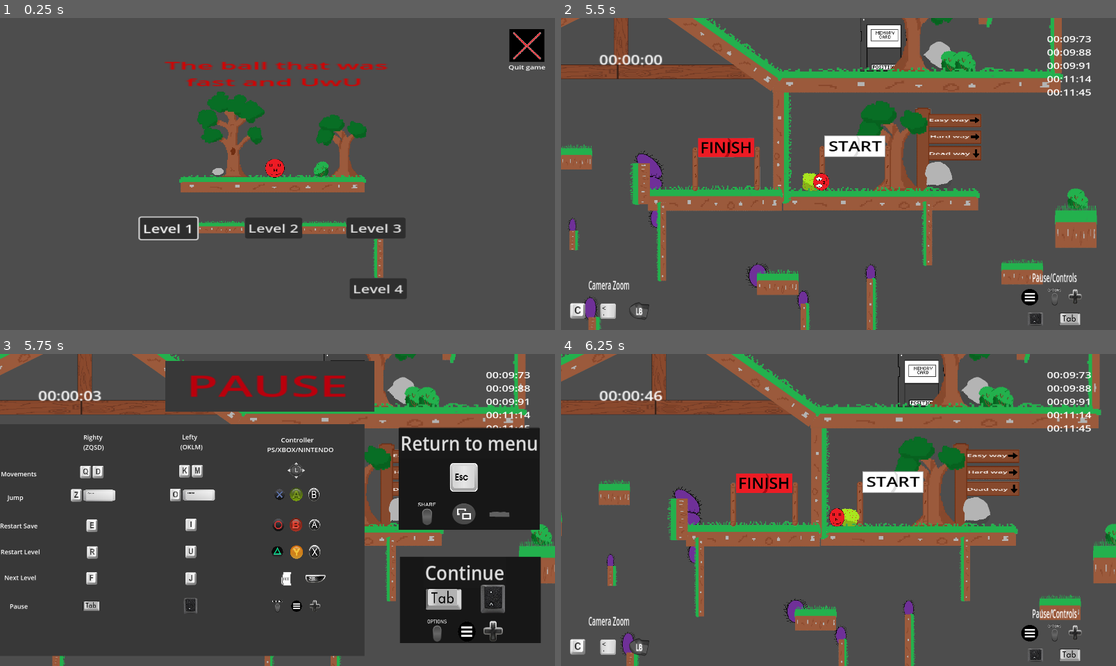
Above: before the commit, frames 1-4 (two rows, left to right).
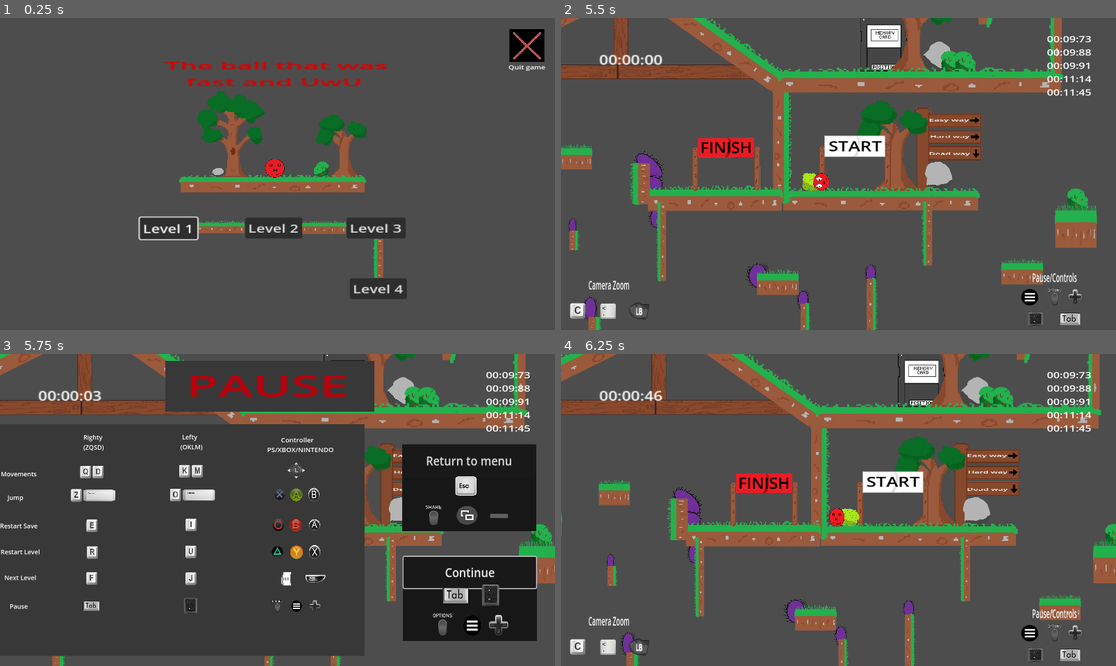
Above: after the commit, the same moments.

Repository: Mahnwe/TheBallThatWasUwU
Game: Godot game, scene res://Scenes/menu.tscn
Same seed, same stepped clock (60 frames per second), same inputs: the game is played once before the commit and once after it.
Inputs (mouse positions are in pixels of both pictures, inside the frame that each line leads up to):
- Up to frame 1 (0.25 s): no input
- Up to frame 2 (5.5 s): click "Level 1" at 0.5 s; tap Enter at 1.25 s; move the mouse to (960, 158) at 1.27 s; hold Right (ui_right) 1.28-2.78 s; tap C (camera_dezoom) at 1.35, 3.6 s; click (960, 158) at 1.42 s; tap Space (jump) at 1.52, 2.27, 3.77, 4.52, 5.27 s; move the mouse to (727, 189) at 2.02 s; tap Shift (dash) at 2.1, 4.35 s; click (727, 189) at 2.17 s; move the mouse to (894, 105) at 2.77 s; hold Left (ui_left) 2.78-3.53 s; tap F (next_level) at 2.85, 5.1 s; click (894, 105) at 2.92 s; move the mouse to (810, 236) at 3.52 s; hold Right (ui_right) 3.53-5.03 s; click (810, 236) at 3.67 s; move the mouse to (1005, 220) at 4.27 s; click (1005, 220) at 4.42 s; tap Ctrl (menu_when_finish) at 4.9 s; move the mouse to (672, 127) at 5.02 s; hold Left (ui_left) from 5.03 s (still down); click (672, 127) at 5.17 s
- Up to frame 3 (5.75 s): keep holding Left (ui_left); tap Tab (pause) at 5.65 s
- Up to frame 4 (6.25 s): release Left (ui_left) at 5.75 s; click "Continue" at 5.75 s

Frames 1-2 are identical in both runs. In frame 3, 5.1% of the frame differs, in the area x 71-98%, y 23-93%; in frame 4, nothing differs.

Commit message:
Rework pause's scene and script to better deal with focus on buttons

Diff:
--- a/Scenes/pause.tscn
+++ b/Scenes/pause.tscn
@@ -25,30 +25,36 @@
 [node name="ReturnLayer" type="CanvasLayer" parent="."]
 
 [node name="ColorRect" type="ColorRect" parent="ReturnLayer"]
-offset_left = 1380.0
-offset_top = 257.0
-offset_right = 1420.0
-offset_bottom = 304.0
+offset_left = 1392.0
+offset_top = 314.0
+offset_right = 1430.0
+offset_bottom = 354.0
 scale = Vector2(12.1928, 7.48612)
 color = Color(0.0923971, 0.0923971, 0.092397, 1)
 
 [node name="ReturnToMenu" type="Button" parent="ReturnLayer" groups=["pause_buttons"]]
-offset_left = 1379.0
-offset_top = 254.0
-offset_right = 1692.0
-offset_bottom = 317.0
+offset_left = 1391.0
+offset_top = 312.0
+offset_right = 1688.0
+offset_bottom = 379.0
 scale = Vector2(1.56, 1.72)
-theme_override_font_sizes/font_size = 40
+focus_neighbor_left = NodePath("../../ContinueLayer/Continue")
+focus_neighbor_top = NodePath("../../ContinueLayer/Continue")
+focus_neighbor_right = NodePath("../../ContinueLayer/Continue")
+focus_neighbor_bottom = NodePath("../../ContinueLayer/Continue")
+focus_next = NodePath("../../ContinueLayer/Continue")
+focus_previous = NodePath("../../ContinueLayer/Continue")
+theme_override_font_sizes/font_size = 25
 text = "Return to menu"
 
 [node name="Sprite2D" type="Sprite2D" parent="ReturnLayer/ReturnToMenu"]
-position = Vector2(144.872, 100.581)
-scale = Vector2(0.123545, 0.123736)
+position = Vector2(141.667, 84.3023)
+scale = Vector2(0.0947822, 0.080942)
 texture = ExtResource("1_t2voc")
 
 [node name="Sprite2D2" type="Sprite2D" parent="ReturnLayer/ReturnToMenu"]
-position = Vector2(62.8205, 174.419)
-scale = Vector2(0.529769, 0.438829)
+position = Vector2(69.8718, 143.605)
+scale = Vector2(0.478485, 0.392317)
 texture = ExtResource("2_g1xuu")
 
 [node name="Sprite2D" type="Sprite2D" parent="ReturnLayer/ReturnToMenu/Sprite2D2"]
@@ -62,25 +68,31 @@
 [node name="ContinueLayer" type="CanvasLayer" parent="."]
 
 [node name="ColorRect" type="ColorRect" parent="ContinueLayer"]
-offset_left = 1383.0
+offset_left = 1394.0
 offset_top = 701.0
-offset_right = 1423.0
-offset_bottom = 741.0
+offset_right = 1432.0
+offset_bottom = 740.0
 scale = Vector2(12.1928, 7.48612)
 color = Color(0.0923971, 0.0923971, 0.092397, 1)
 
 [node name="Continue" type="Button" parent="ContinueLayer" groups=["pause_buttons"]]
-offset_left = 1464.0
+offset_left = 1396.0
 offset_top = 702.0
-offset_right = 1648.0
+offset_right = 1690.0
 offset_bottom = 765.0
 scale = Vector2(1.56, 1.72)
-theme_override_font_sizes/font_size = 40
+focus_neighbor_left = NodePath("../../ReturnLayer/ReturnToMenu")
+focus_neighbor_top = NodePath("../../ReturnLayer/ReturnToMenu")
+focus_neighbor_right = NodePath("../../ReturnLayer/ReturnToMenu")
+focus_neighbor_bottom = NodePath("../../ReturnLayer/ReturnToMenu")
+focus_next = NodePath("../../ReturnLayer/ReturnToMenu")
+focus_previous = NodePath("../../ReturnLayer/ReturnToMenu")
+theme_override_font_sizes/font_size = 25
 text = "Continue"
 
 [node name="Sprite2D" type="Sprite2D" parent="ContinueLayer/Continue"]
-position = Vector2(46.1538, 86.0465)
-scale = Vector2(0.26355, 0.277828)
+position = Vector2(116.026, 78.4884)
+scale = Vector2(0.186625, 0.208061)
 texture = ExtResource("5_d1asp")
 
 [node name="Sprite2D" type="Sprite2D" parent="ContinueLayer/Continue/Sprite2D"]
@@ -89,7 +101,7 @@
 texture = ExtResource("6_3gj4a")
 
 [node name="Sprite2D2" type="Sprite2D" parent="ContinueLayer/Continue"]
-position = Vector2(30.7693, 148.837)
+position = Vector2(86.5385, 136.628)
 scale = Vector2(0.454515, 0.432836)
 texture = ExtResource("7_he205")
 
@@ -130,5 +142,7 @@
 offset_bottom = 1101.0
 scale = Vector2(1.08, 1.8)
 
+[connection signal="mouse_exited" from="ReturnLayer/ReturnToMenu" to="." method="_on_return_to_menu_mouse_exited"]
 [connection signal="pressed" from="ReturnLayer/ReturnToMenu" to="." method="_on_return_to_menu_pressed"]
+[connection signal="mouse_exited" from="ContinueLayer/Continue" to="." method="_on_continue_mouse_exited"]
 [connection signal="pressed" from="ContinueLayer/Continue" to="." method="_on_continue_pressed"]
--- a/Scripts/pause.gd
+++ b/Scripts/pause.gd
@@ -6,10 +6,12 @@
 
 # Called when the node enters the scene tree for the first time.
 func _ready():
-	pass
+	is_controller_focused = false
 
 # Called every frame. 'delta' is the elapsed time since the previous frame.
 func _process(_delta):
+	if is_controller_focused == false and Input.is_action_pressed("ui_up") or Input.is_action_pressed("ui_left") or Input.is_action_pressed("ui_down") or Input.is_action_pressed("ui_right"):
+		$ContinueLayer/Continue.grab_focus()
 	for member in get_tree().get_nodes_in_group("pause_buttons"):
 		if member.has_focus:
 			is_controller_focused = true
@@ -18,7 +20,7 @@
 	wait_for_focus()
 
 func wait_for_focus():
-	for member in get_tree().get_nodes_in_group("MenuButtons"):
+	for member in get_tree().get_nodes_in_group("pause_buttons"):
 		if member.is_hovered():
 			member.grab_focus()
 			is_controller_focused = true
@@ -35,13 +37,27 @@
 func _on_return_to_menu_gui_input(event):
 	if has_focus() and event is InputEventKey or event is InputEventJoypadButton:
 		is_controller_focused = true
-		if event.is_action_pressed("ui_up") or event.is_action_pressed("ui_left") or event.is_action_pressed("ui_down") or event.is_action_pressed("ui_right"):
+		if event.is_action_pressed("ui_up") or event.is_action_pressed("ui_left"):
 			accept_event()
-			$ReturnToMenu.grab_focus()
+			$ContinueLayer/Continue.grab_focus()
+		elif event.is_action_pressed("ui_down") or event.is_action_pressed("ui_right"):
+			accept_event()
+			$ContinueLayer/Continue.grab_focus()
 
 func _on_continue_gui_input(event):
 	if has_focus() and event is InputEventKey or event is InputEventJoypadButton:
 		is_controller_focused = true
-		if event.is_action_pressed("ui_up") or event.is_action_pressed("ui_left") or event.is_action_pressed("ui_down") or event.is_action_pressed("ui_right"):
+		if event.is_action_pressed("ui_up") or event.is_action_pressed("ui_left"):
 			accept_event()
-			$Continue.grab_focus()
+			$ReturnLayer/ReturnToMenu.grab_focus()
+		elif event.is_action_pressed("ui_down") or event.is_action_pressed("ui_right"):
+			accept_event()
+			$ReturnLayer/ReturnToMenu.grab_focus()
+
+
+func _on_return_to_menu_mouse_exited():
+	$ReturnLayer/ReturnToMenu.release_focus()
+
+
+func _on_continue_mouse_exited():
+	$ContinueLayer/Continue.release_focus()
--- a/project.godot
+++ b/project.godot
@@ -53,6 +53,8 @@
 "events": [Object(InputEventKey,"resource_local_to_scene":false,"resource_name":"","device":0,"window_id":0,"alt_presse …(194 unchanged characters)…
 , Object(InputEventJoypadMotion,"resource_local_to_scene":false,"resource_name":"","device":-1,"axis":0,"axis_value":-1.0,"script":null)
 , Object(InputEventJoypadButton,"resource_local_to_scene":false,"resource_name":"","device":-1,"button_index":13,"pressure":0.0,"pressed":true,"script":null)
+, Object(InputEventKey,"resource_local_to_scene":false,"resource_name":"","device":-1,"window_id":0,"alt_pressed":false,"shift_pressed":false,"ctrl_pressed":false,"meta_pressed":false,"pressed":false,"keycode":0,"physical_keycode":65,"key_label":0,"unicode":113,"location":0,"echo":false,"script":null)
+, Object(InputEventKey,"resource_local_to_scene":false,"resource_name":"","device":-1,"window_id":0,"alt_pressed":false,"shift_pressed":false,"ctrl_pressed":false,"meta_pressed":false,"pressed":false,"keycode":0,"physical_keycode":75,"key_label":0,"unicode":107,"location":0,"echo":false,"script":null)
 ]
 }
 ui_right={
@@ -60,6 +62,8 @@
 "events": [Object(InputEventKey,"resource_local_to_scene":false,"resource_name":"","device":0,"window_id":0,"alt_presse …(194 unchanged characters)…
 , Object(InputEventJoypadMotion,"resource_local_to_scene":false,"resource_name":"","device":-1,"axis":0,"axis_value":1.0,"script":null)
 , Object(InputEventJoypadButton,"resource_local_to_scene":false,"resource_name":"","device":-1,"button_index":14,"pressure":0.0,"pressed":true,"script":null)
+, Object(InputEventKey,"resource_local_to_scene":false,"resource_name":"","device":-1,"window_id":0,"alt_pressed":false,"shift_pressed":false,"ctrl_pressed":false,"meta_pressed":false,"pressed":false,"keycode":0,"physical_keycode":68,"key_label":0,"unicode":100,"location":0,"echo":false,"script":null)
+, Object(InputEventKey,"resource_local_to_scene":false,"resource_name":"","device":-1,"window_id":0,"alt_pressed":false,"shift_pressed":false,"ctrl_pressed":false,"meta_pressed":false,"pressed":false,"keycode":0,"physical_keycode":59,"key_label":0,"unicode":109,"location":0,"echo":false,"script":null)
 ]
 }
 ui_up={
